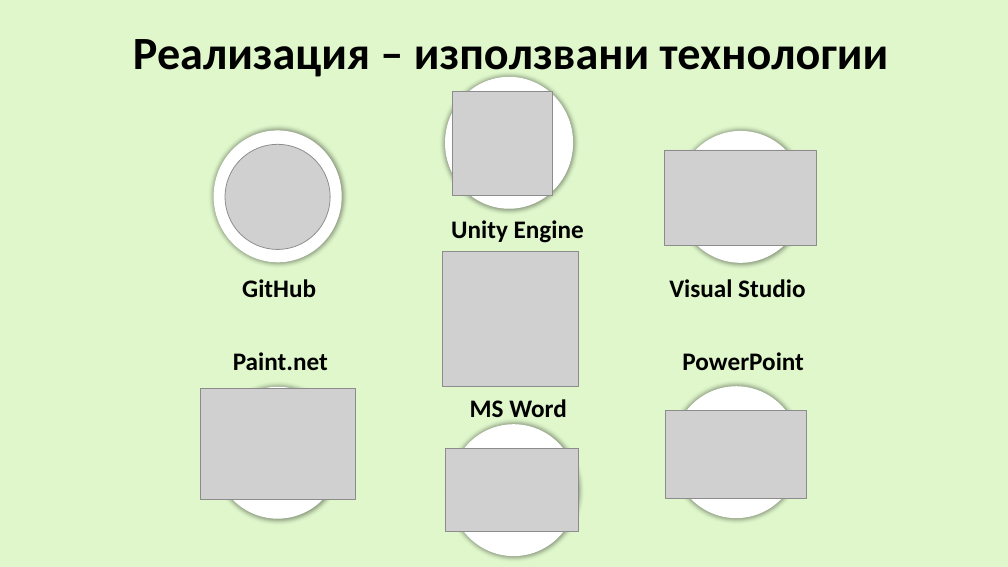
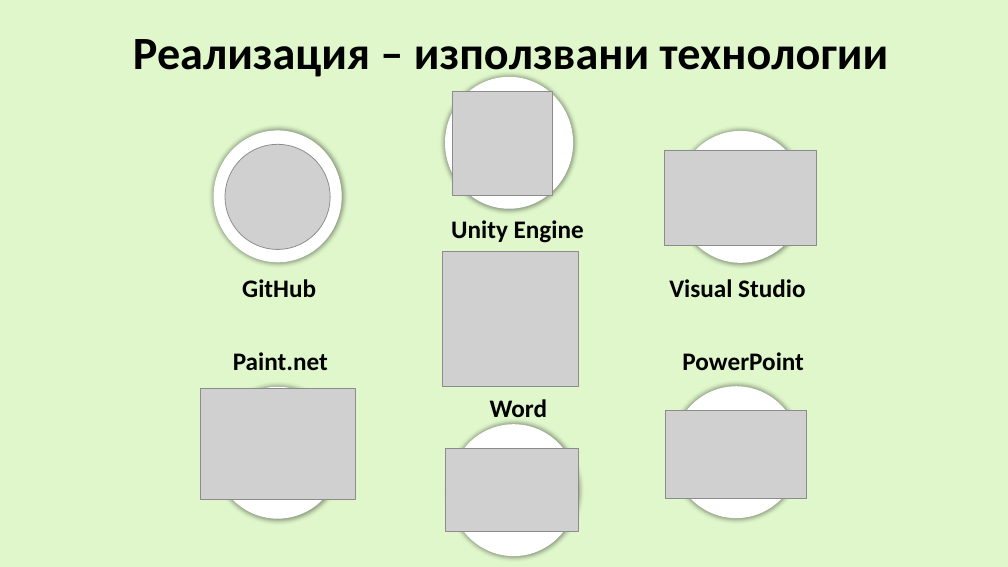
Before and after one commit to 3DCreativity/Dream-Jam, a slide deck: slide 6 of 27_Presentation.pptx. Drawn at 1008x567 pixels with LibreOffice and Linux fonts; fonts in the diff are those of the drawing; grey boxes stand for pictures. Boxes give left, top, right and bottom in pixels: in the first picture for what was removed or moved away, otherwise in the second. Text is boxed around its words. In the diff, an @@ line names an element or a change of style, - is before the commit and + after.

Commit message:
NOIT

```diff
--- a/27_Presentation.pptx
+++ b/27_Presentation.pptx
@@ text at [490,399,548,423]: text changed @@
-MS Word
+Word
```
